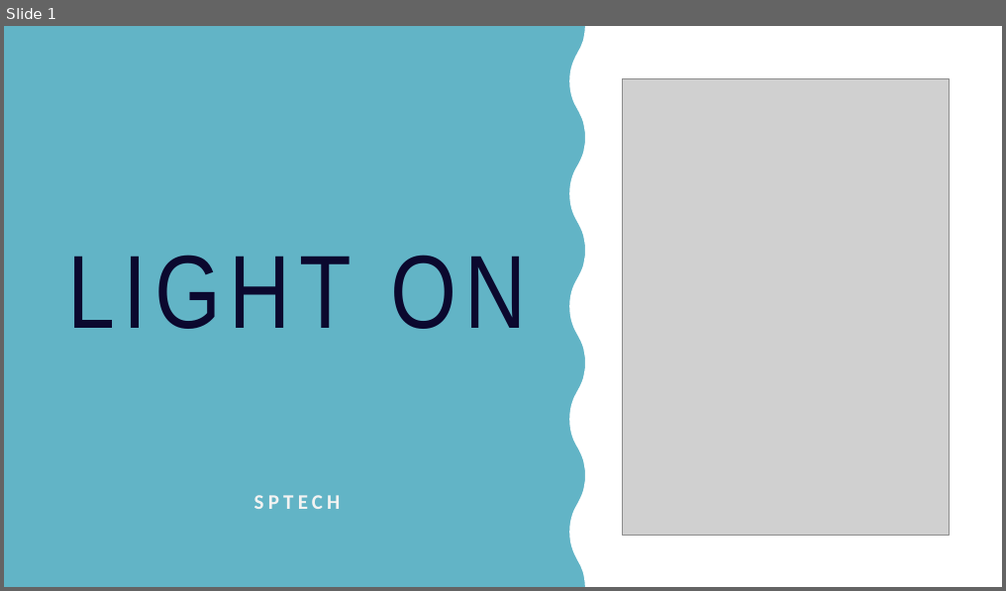
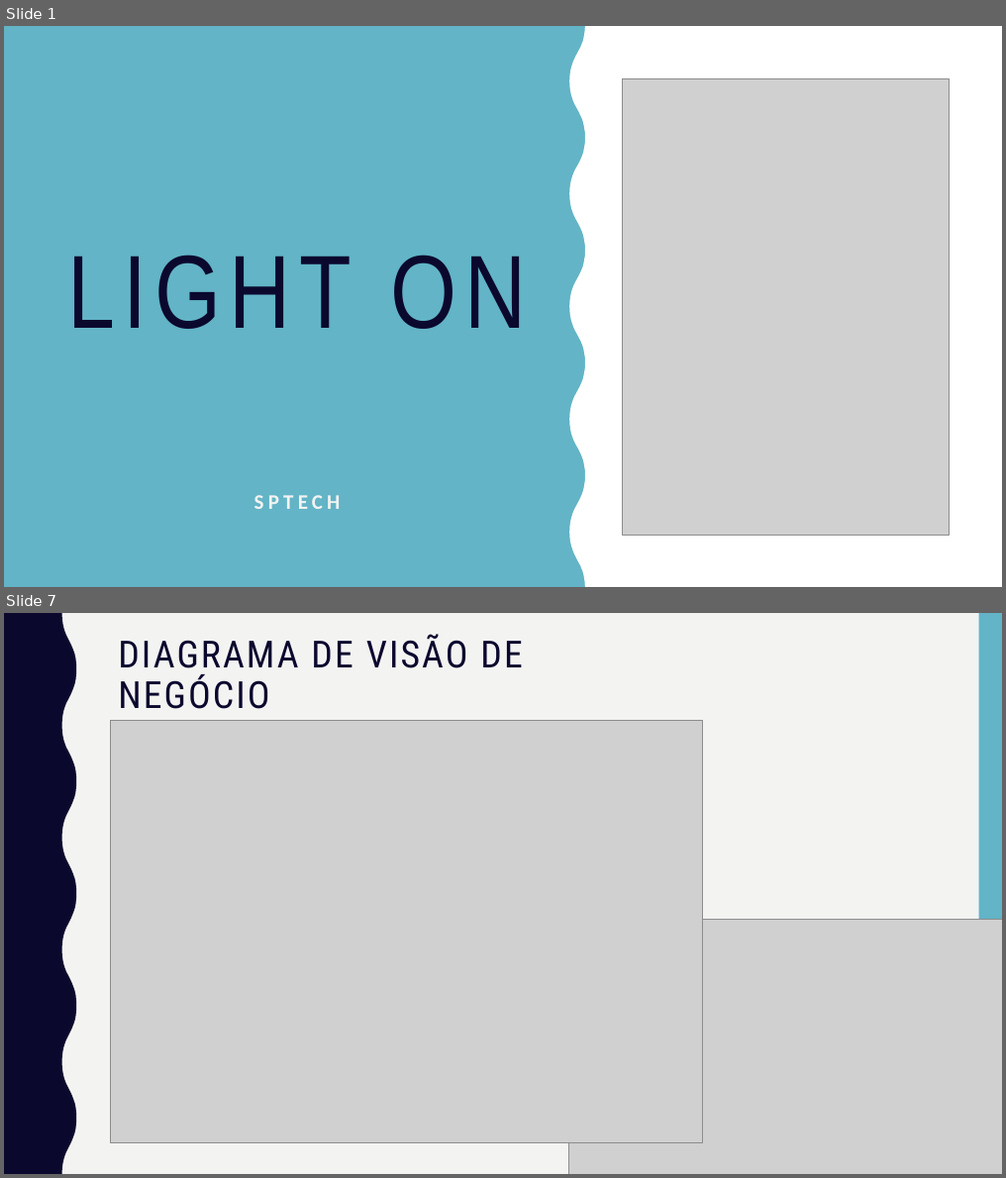
Before and after one commit to caiqueoak03/Projeto-PI, a slide deck: Documentação/Light ON.pptx. Shown one above the other, each under a label of ours: slide 1 before the commit, slides 1 and 7 after it; the slides between them are not shown. The pictures are 1006x591 and 1006x1178 pixels, drawn with LibreOffice and Linux fonts; fonts in the diff are those of the drawing; grey boxes stand for pictures. Boxes give left, top, right and bottom in pixels: in the first picture for what was removed or moved away, otherwise in the second. Text is boxed around its words. In the diff, an @@ line names an element or a change of style, - is before the commit and + after.

```diff
--- a/Documentação/Light ON.pptx
+++ b/Documentação/Light ON.pptx
@@ slide 7 added at (x1=4, y1=613, x2=1002, y2=1174), background #F3F3F2 @@
@@ freeform shape added at (x1=4, y1=613, x2=76, y2=1174), fill #0B082E @@
@@ title added at (x1=118, y1=634, x2=522, y2=709), 36 pt, text #0B082E @@
+DIAGRAMA DE VISÃO DE NEGÓCIO
@@ rectangle added at (x1=979, y1=613, x2=1002, y2=1174), fill #62B4C6 @@
@@ picture added at (x1=111, y1=720, x2=703, y2=1143) @@
@@ picture added at (x1=569, y1=919, x2=1002, y2=1174) @@
```
Also in this commit, not shown: 11 other slides added, 8 slides removed, 1 other file.
